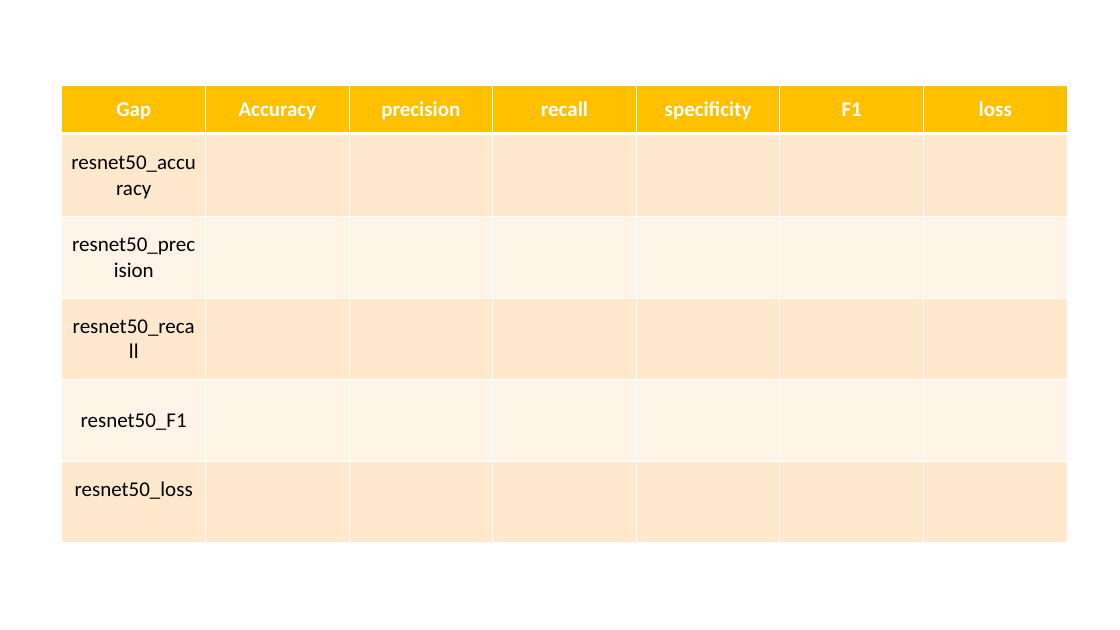
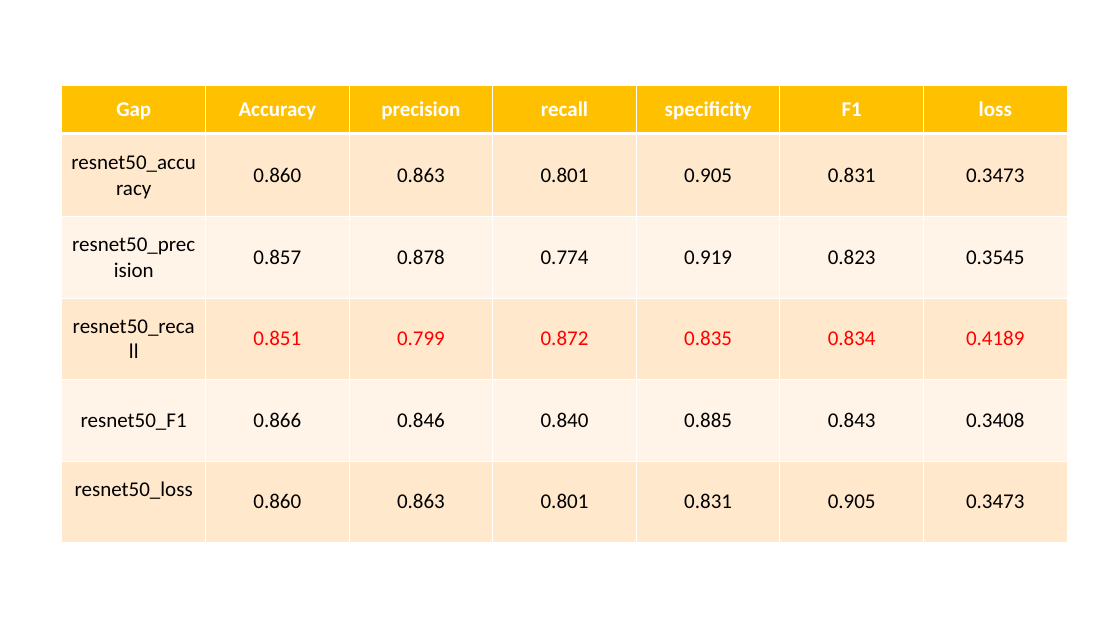
Before and after one commit to ZhouMengjie/bsd-cnn-network, a slide deck: slide 91 of BSD_Figures.pptx. Drawn at 1120x630 pixels with LibreOffice and Linux fonts; fonts in the diff are those of the drawing. Boxes give left, top, right and bottom in pixels: in the first picture for what was removed or moved away, otherwise in the second. Text is boxed around its words. In the diff, an @@ line names an element or a change of style, - is before the commit and + after.

```diff
--- a/BSD_Figures.pptx
+++ b/BSD_Figures.pptx
@@ table at box(62, 86, 1068, 543) @@
-row 2: resnet50_accuracy |  |  |  |  |  | 
+row 2: resnet50_accuracy | 0.860 | 0.863 | 0.801 | 0.905 | 0.831 | 0.3473
-row 3: resnet50_precision |  |  |  |  |  | 
+row 3: resnet50_precision | 0.857 | 0.878 | 0.774 | 0.919 | 0.823 | 0.3545
-row 4: resnet50_recall |  |  |  |  |  | 
+row 4: resnet50_recall | 0.851 | 0.799 | 0.872 | 0.835 | 0.834 | 0.4189
-row 5: resnet50_F1 |  |  |  |  |  | 
+row 5: resnet50_F1 | 0.866 | 0.846 | 0.840 | 0.885 | 0.843 | 0.3408
-row 6: resnet50_loss |  |  |  |  |  | 
+row 6: resnet50_loss | 0.860 | 0.863 | 0.801 | 0.831 | 0.905 | 0.3473
```
Also in this commit, not shown: 1 other file.
